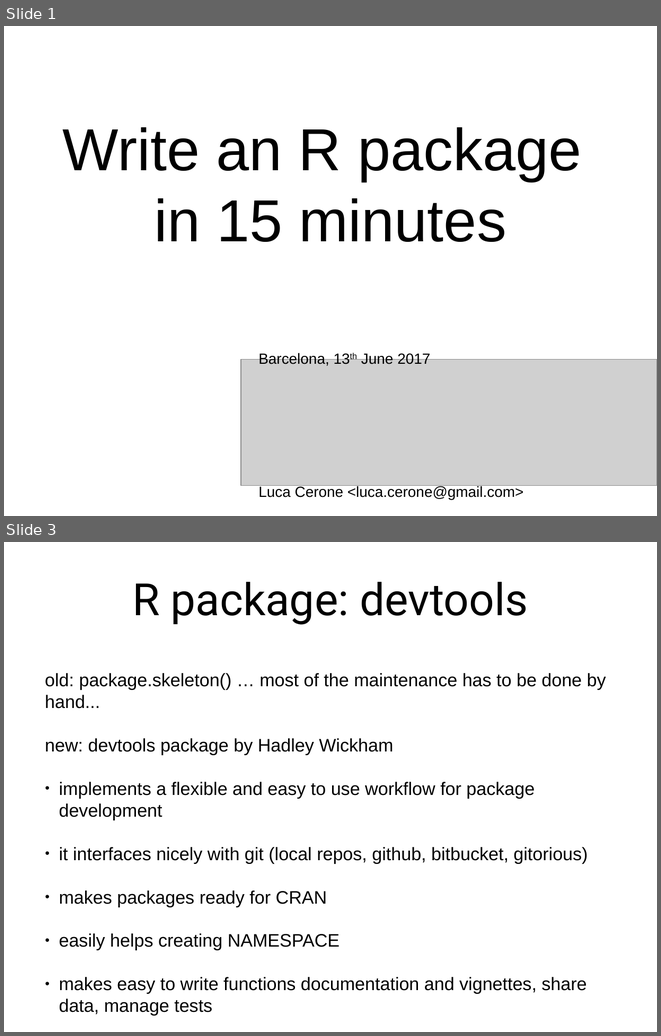
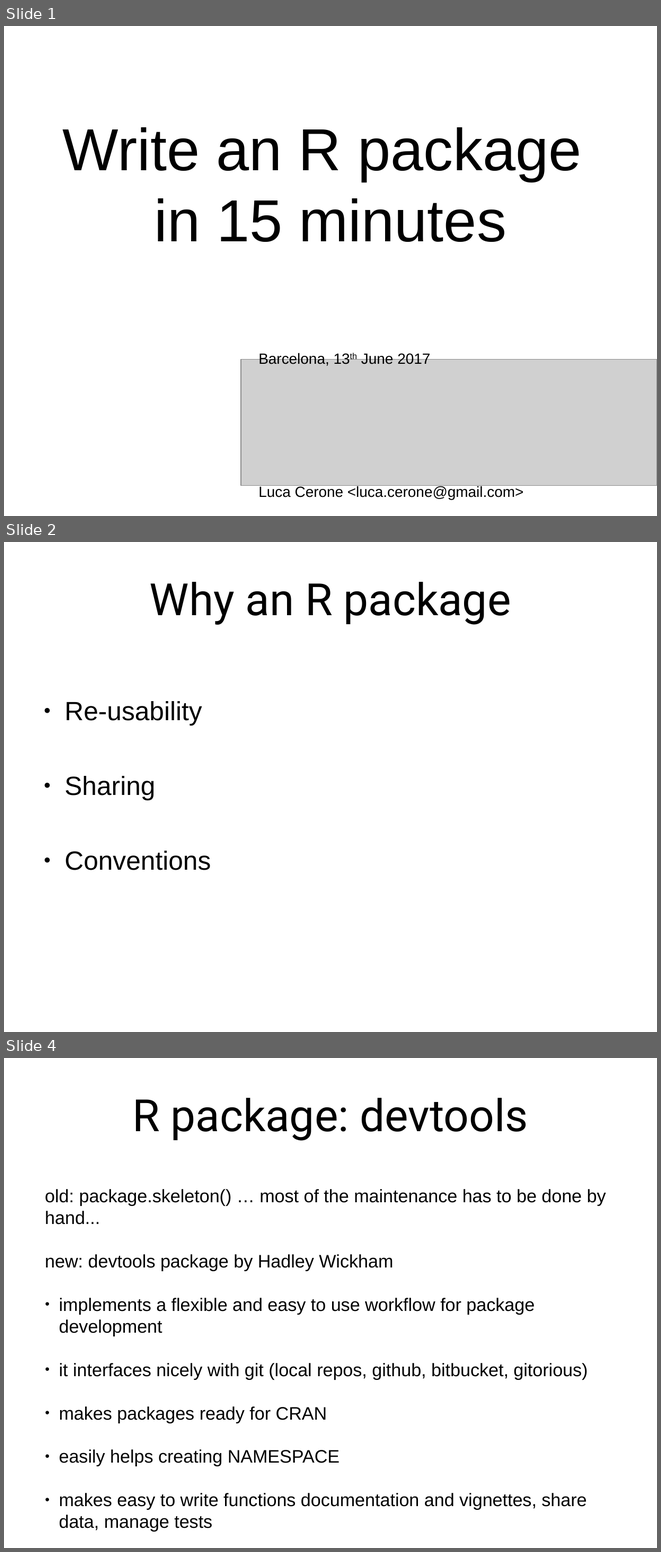
Before and after one commit to maelle/rugbcn_20170613_improve_pkg, a slide deck: 2017-06-13-R-package-in-15-minutes.odp. Shown one above the other, each under a label of ours: slides 1 and 3 before the commit, slides 1, 2 and 4 after it; the slides between them are not shown. The pictures are 661x1036 and 661x1552 pixels, drawn with LibreOffice and Linux fonts; fonts in the diff are those of the drawing; grey boxes stand for pictures. Boxes give left, top, right and bottom in pixels: in the first picture for what was removed or moved away, otherwise in the second. Text is boxed around its words. In the diff, an @@ line names an element or a change of style, - is before the commit and + after.

Commit message:
Added why an R package slide

```diff
--- a/2017-06-13-R-package-in-15-minutes.odp
+++ b/2017-06-13-R-package-in-15-minutes.odp
@@ slide 2 added at [4, 542, 657, 1032], background #FFFFFF @@
@@ title added at [150, 582, 511, 625], 54 pt, text #000000 @@
+Why an R package
@@ text added at [64, 701, 211, 870], 32 pt, text #000000 @@
+● Re-usability
+● Sharing
+● Conventions
@@ what was slide 3 is now slide 4 @@
```
Also in this commit, not shown: 1 slide changed, 1 other file.
